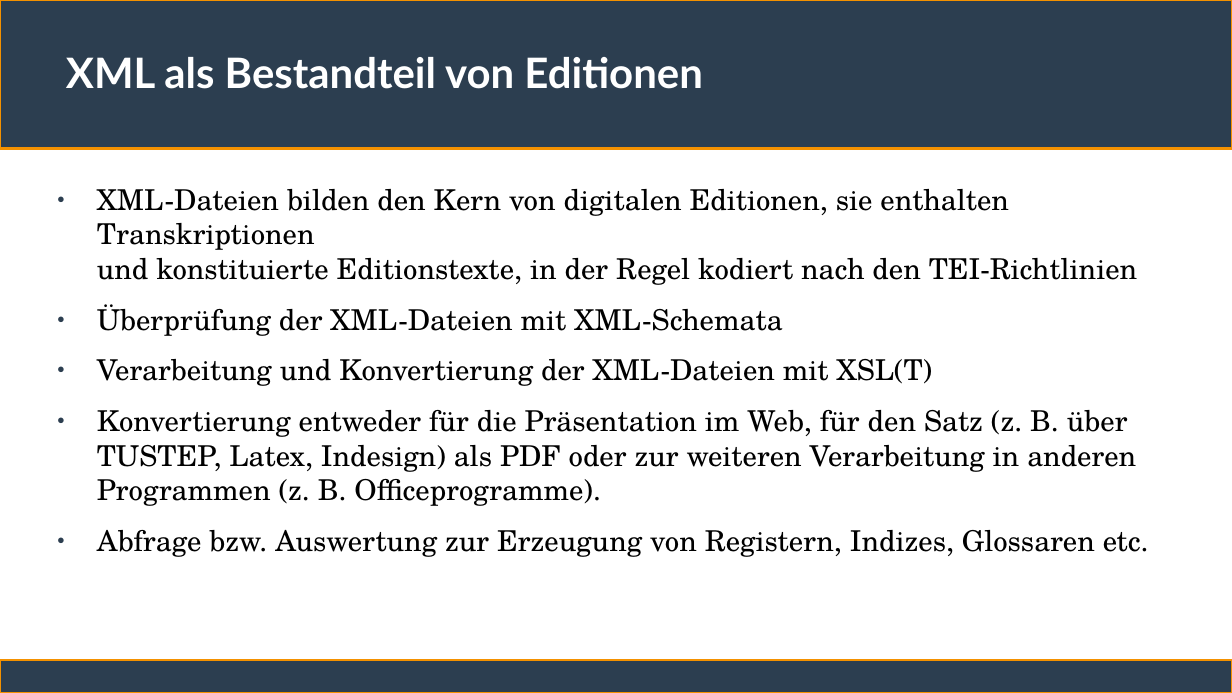
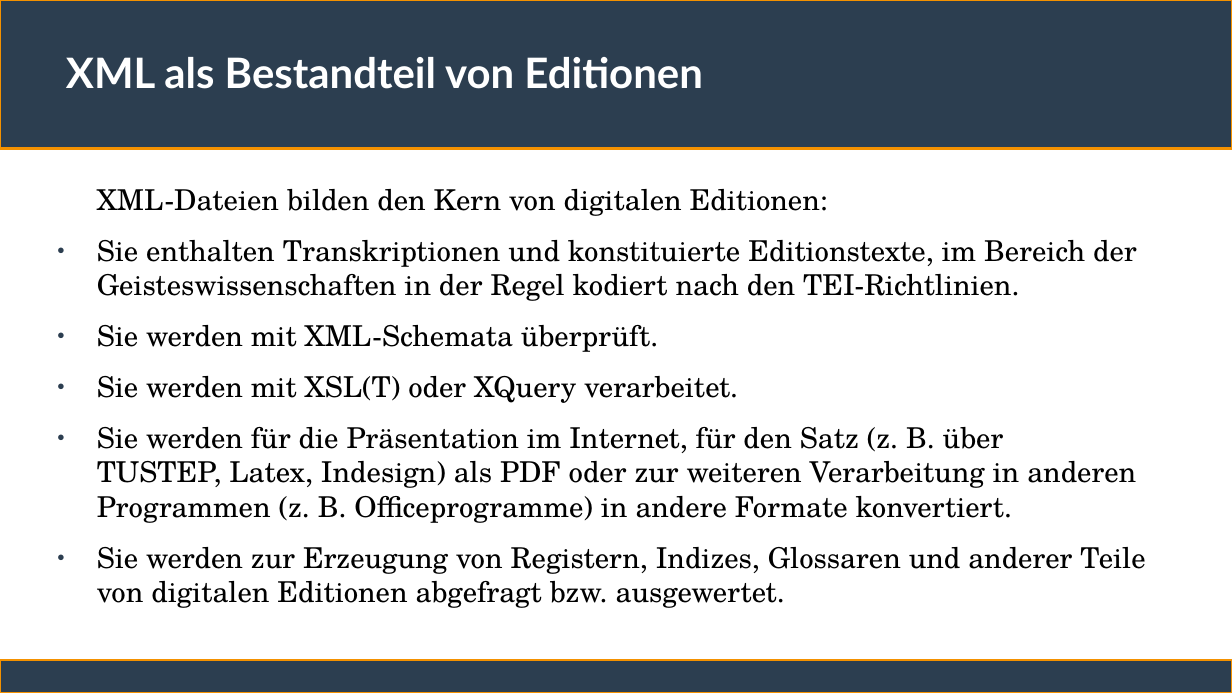
Before and after one commit to ChristianSonderUniSG/xml-kurs, a slide deck: slide 9 of sitzung_1/sitzung_1.odp. Drawn at 1232x693 pixels with LibreOffice and Linux fonts; fonts in the diff are those of the drawing. Boxes give left, top, right and bottom in pixels: in the first picture for what was removed or moved away, otherwise in the second. Text is boxed around its words. In the diff, an @@ line names an element or a change of style, - is before the commit and + after.

```diff
--- a/sitzung_1/sitzung_1.odp
+++ b/sitzung_1/sitzung_1.odp
@@ text at bbox=[97, 189, 1145, 608]: text changed @@
-● XML-Dateien bilden den Kern von digitalen Editionen, sie enthalten Transkriptionen
-  und konstituierte Editionstexte, in der Regel kodiert nach den TEI-Richtlinien
-● Überprüfung der XML-Dateien mit XML-Schemata
-● Verarbeitung und Konvertierung der XML-Dateien mit XSL(T)
-● Konvertierung entweder für die Präsentation im Web, für den Satz (z. B. über
-  TUSTEP, Latex, Indesign) als PDF oder zur weiteren Verarbeitung in anderen
-  Programmen (z. B. Officeprogramme).
-● Abfrage bzw. Auswertung zur Erzeugung von Registern, Indizes, Glossaren etc.
+XML-Dateien bilden den Kern von digitalen Editionen:
+● Sie enthalten Transkriptionen und konstituierte Editionstexte, im Bereich der Geisteswissenschaften in der Regel kodiert nach den TEI-Richtlinien.
+● Sie werden mit XML-Schemata überprüft.
+● Sie werden mit XSL(T) oder XQuery verarbeitet.
+● Sie werden für die Präsentation im Internet, für den Satz (z. B. über
+  TUSTEP, Latex, Indesign) als PDF oder zur weiteren Verarbeitung in anderen
+  Programmen (z. B. Officeprogramme) in andere Formate konvertiert.
+● Sie werden zur Erzeugung von Registern, Indizes, Glossaren und anderer Teile von digitalen Editionen abgefragt bzw. ausgewertet.
```
Also in this commit, not shown: 16 other slides changed, 1 other file.
